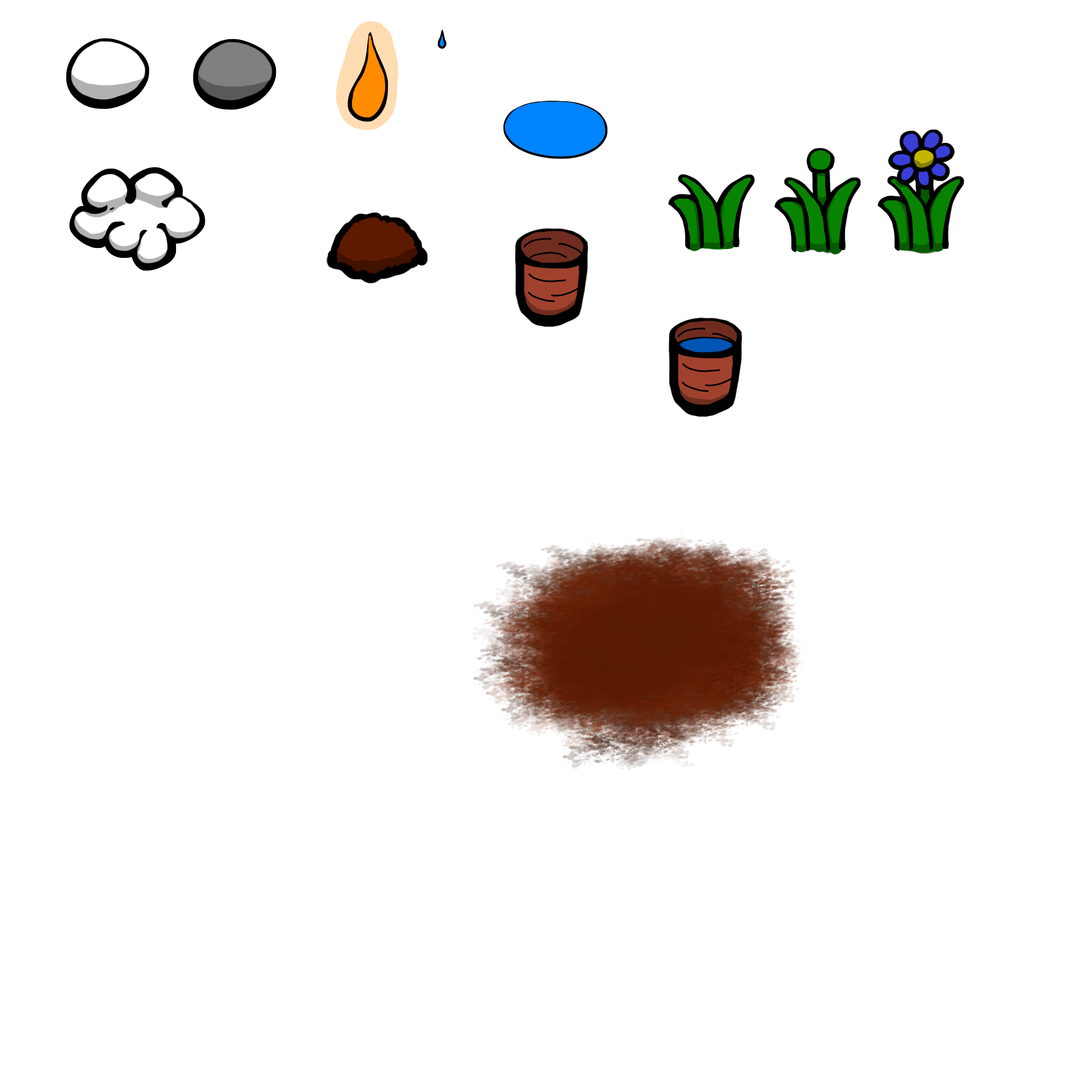
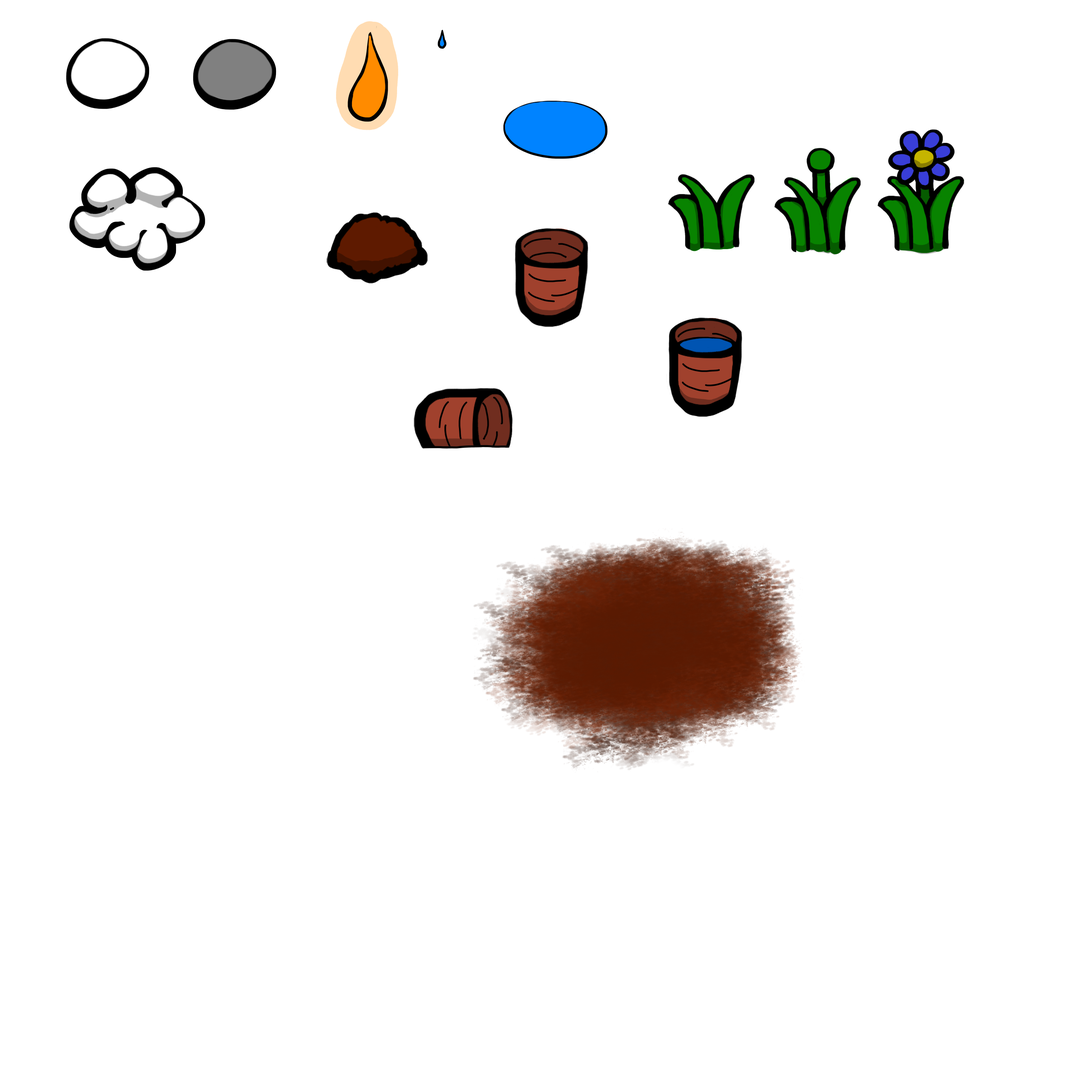
Two versions of the same layered image (1091x1091). Layer-by-layer changes:
renamed "Calque 21(collé)" to "Calque 22(collé)", painted on it over [414, 385, 514, 450]
painted on "Calque 1 Fusionnés" over [66, 69, 514, 450]
hid "Calque 3 Fusionnés" over [66, 69, 275, 101]
painted on "Calque 8" over [70, 72, 514, 450]
painted on "colors" over [66, 69, 514, 450]
